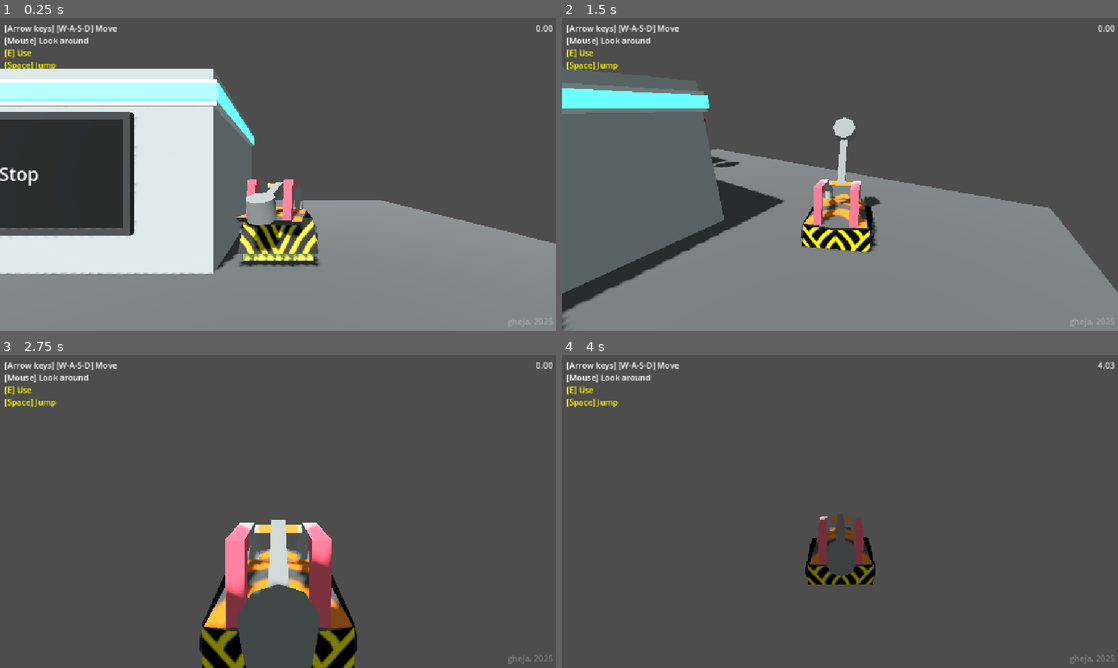
Above: before the commit, frames 1-4 (two rows, left to right).
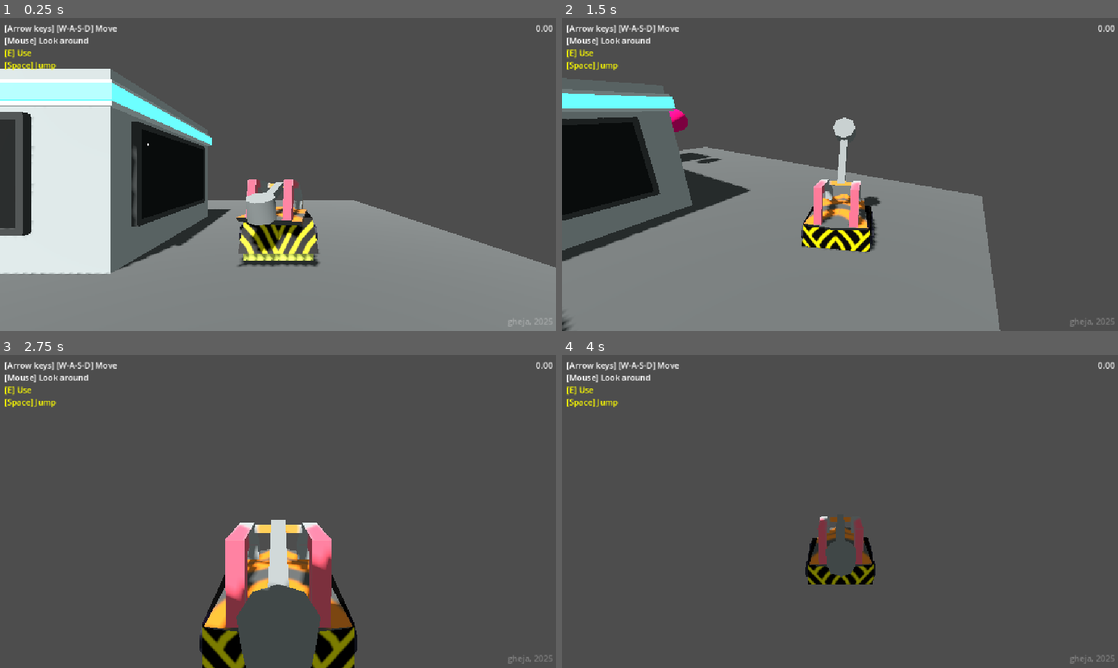
Above: after the commit, the same moments.

Repository: gheja/bot-loop
Game: Godot game, scene res://scenes/main_scene.tscn
Two runs of this game, one before a commit and one after it. Both use one fixed random seed, a clock stepped at 60 frames per second and the inputs below.
Inputs (mouse positions are in pixels of both pictures, inside the frame that each line leads up to):
- Up to frame 1 (0.25 s): no input
- Up to frame 2 (1.5 s): move the mouse to (867, 174) at 0.52 s; hold W (move_up) from 0.53 s (still down); tap E (action_primary) at 0.6, 1.35 s; move the mouse to (812, 174) at 1.27 s
- Up to frame 3 (2.75 s): keep holding W (move_up); move the mouse to (289, 505) at 2.02 s; tap E (action_primary) at 2.1 s
- Up to frame 4 (4 s): keep holding W (move_up); move the mouse to (834, 517) at 2.77 s; tap E (action_primary) at 2.85, 3.6 s; move the mouse to (878, 514) at 3.52 s

The runs differ from the first frame. In frame 1, 21% of the frame differs, in the area x 0-100%, y 16-82%; in frame 2, 20%; in frame 3, 0.5%; in frame 4, less than 0.1%.

Commit message:
ObjectDisplay can now display text and timer, implemented some text scroller, now there is some intro

Diff:
--- a/src/autoload/signals.gd
+++ b/src/autoload/signals.gd
@@ -8,3 +8,4 @@
 signal timer_stopped
 
 signal set_display_text
+signal update_timer
--- a/src/objects/object_display.gd
+++ b/src/objects/object_display.gd
@@ -1,15 +1,25 @@
 class_name ObjectDisplay
 extends Node3D
 
-var text = "Hello world\nNice to see you!"
-
-@onready var label_3d: Label3D = $Label3D
+@onready var small_label: Label3D = $SmallLabel
+@onready var big_label: Label3D = $BigLabel
 
 func _ready() -> void:
+	big_label.hide()
+
 	Signals.set_display_text.connect(set_text)
+	Signals.timer_started.connect(_on_timer_started)
+	Signals.update_timer.connect(_on_update_timer)
 
 func _process(delta: float) -> void:
 	pass
 
 func set_text(s: String):
-	label_3d.text = s
+	small_label.text = s
+
+func _on_timer_started():
+	small_label.hide()
+	big_label.show()
+
+func _on_update_timer(time: float):
+	big_label.text = str(time).pad_decimals(2)
--- a/src/objects/object_display.tscn
+++ b/src/objects/object_display.tscn
@@ -36,8 +36,19 @@
 size = Vector3(3, 0.1, 0.1)
 material = SubResource("StandardMaterial3D_nvovq")
 
-[node name="Label3D" type="Label3D" parent="."]
-transform = Transform3D(1, 0, 0, 0, 1, 0, 0, 0, 1, 0, 0, 0.0670567)
+[node name="SmallLabel" type="Label3D" parent="."]
+transform = Transform3D(1, 0, 0, 0, 1, 0, 0, 0, 1, -1.32932, 0.787296, 0.0670567)
 pixel_size = 0.008
 outline_modulate = Color(0, 0, 0, 0)
-text = "Hello"
+text = "Hey!...
+Are you still here?...
+Sigh... "
+horizontal_alignment = 0
+vertical_alignment = 0
+justification_flags = 0
+
+[node name="BigLabel" type="Label3D" parent="."]
+transform = Transform3D(1, 0, 0, 0, 1, 0, 0, 0, 1, 0, 0, 0.0670567)
+outline_modulate = Color(0, 0, 0, 0)
+text = "30.00"
+font_size = 128
--- a/src/scenes/level_test_1.tscn
+++ b/src/scenes/level_test_1.tscn
@@ -38,7 +38,7 @@
 transform = Transform3D(-1, 0, -8.74228e-08, 0, 1, 0, 8.74228e-08, 0, -1, -2.00357, 0, -1.99643)
 
 [node name="ObjectSpawnPosition" parent="LevelBase/LevelObjectContainer" index="8" instance=ExtResource("4_u2nu2")]
-transform = Transform3D(1, 0, 0, 0, 1, 0, 0, 0, 1, 2, 0, 0)
+transform = Transform3D(1, 0, 0, 0, 1, 0, 0, 0, 1, 3.51123, 0, 0)
 
 [node name="ObjectStopButton" parent="LevelBase/LevelObjectContainer" index="9" instance=ExtResource("5_2bs7r")]
 transform = Transform3D(1, 0, 0, 0, 1, 0, 0, 0, 1, -3.99464, 2, -4.99821)
@@ -46,7 +46,10 @@
 [node name="ObjectDisplay" parent="LevelBase/LevelObjectContainer" index="10" instance=ExtResource("7_u2nu2")]
 transform = Transform3D(0.999999, 0, 0, 0, 0.999999, 0, 0, 0, 0.999999, -1.64311, 1.4565, 1.10609)
 
+[node name="ObjectDisplay2" parent="LevelBase/LevelObjectContainer" index="11" instance=ExtResource("7_u2nu2")]
+transform = Transform3D(-4.37113e-08, 0, 0.999999, 0, 0.999999, 0, -0.999999, 0, -4.37113e-08, 1.1238, 1.4565, -0.890339)
+
 [node name="PlayerCharacterBotHammer" parent="LevelBase/PlayerObjectContainer" index="0" instance=ExtResource("6_wck52")]
-transform = Transform3D(1, 0, 0, 0, 1, 0, 0, 0, 1, 2, 1, 0)
+transform = Transform3D(1, 0, 0, 0, 1, 0, 0, 0, 1, 3.51123, 1, 0)
 
 [editable path="LevelBase"]
--- a/src/scenes/main_scene.gd
+++ b/src/scenes/main_scene.gd
@@ -2,7 +2,6 @@
 
 @onready var main_interface: MainInterface = $MainInterface
 @onready var timer: Timer = $Timer
-@onready var timer_starter_timer: Timer = $TimerStarterTimer
 @onready var main_light: DirectionalLight3D = $MainLight
 @onready var world_environment: WorldEnvironment = $WorldEnvironment
 
@@ -12,15 +11,42 @@
 	Signals.timer_stopped.connect(_on_timer_stopped)
 	Signals.timer_failed.connect(_on_timer_failed)
 
-
 	Input.mouse_mode = Input.MOUSE_MODE_CAPTURED
 	timer.timeout.connect(_on_timer_timeout)
 
 	Signals.timer_stopped.emit()
-	timer_starter_timer.start()
+
+	start_intro_text()
+
+func start_intro_text():
+	var text = ".#.#.#*#Hello world!#\nNice to see you!\n#.#.#.#*#How are you?\n#.#.#.#*Ah, well...\nGood luck!\n#;)#"
+	var s = ""
+	var c
+
+	for i in text.length():
+		c = text[i]
+
+		if c == "#":
+			await get_tree().create_timer(0.5).timeout
+			continue
+		elif c == "*":
+			s = ""
+		else:
+			s += c
+
+		Signals.set_display_text.emit(s)
+		await get_tree().create_timer(0.05).timeout
+
+	start_main_timer()
+
+func start_main_timer():
+	timer.start()
+	Signals.update_timer.emit(timer.time_left)
+	Signals.timer_started.emit()
 
 func _process(delta: float) -> void:
 	main_interface.update(timer.time_left)
+	Signals.update_timer.emit(timer.time_left)
 
 func _on_timer_timeout():
 	Signals.timer_failed.emit()
@@ -30,25 +56,18 @@
 	print(timer.time_left)
 	Signals.timer_stopped.emit()
 
-func _on_timer_starter_timer_timeout() -> void:
-	Signals.timer_started.emit()
-	timer.start()
-
 func _on_timer_started():
 	main_light.light_color = Color("#ffcbb5")
 	world_environment.environment.ambient_light_color = Color("#dce9ec")
 	world_environment.environment.ambient_light_energy = 0.25
-	Signals.set_display_text.emit("Start")
 
 func _on_timer_stopped():
 	main_light.light_color = Color("#ffffff")
 	world_environment.environment.ambient_light_color = Color("#e7ffff")
 	world_environment.environment.ambient_light_energy = 0.25
-	Signals.set_display_text.emit("Stop")
 
 func _on_timer_failed():
 	main_light.light_color = Color("#ff0000")
 	# world_environment.environment.ambient_light_energy = 0.0
 	world_environment.environment.ambient_light_color = Color("#ff0088")
 	world_environment.environment.ambient_light_energy = 0.1
-	Signals.set_display_text.emit("Fail")
--- a/src/scenes/main_scene.tscn
+++ b/src/scenes/main_scene.tscn
@@ -32,9 +32,4 @@
 
 [node name="LevelTest1" parent="LevelContainer" instance=ExtResource("3_7ykc4")]
 
-[node name="TimerStarterTimer" type="Timer" parent="."]
-wait_time = 3.0
-one_shot = true
-
 [connection signal="timeout" from="Timer" to="." method="_on_timer_timeout"]
-[connection signal="timeout" from="TimerStarterTimer" to="." method="_on_timer_starter_timer_timeout"]
